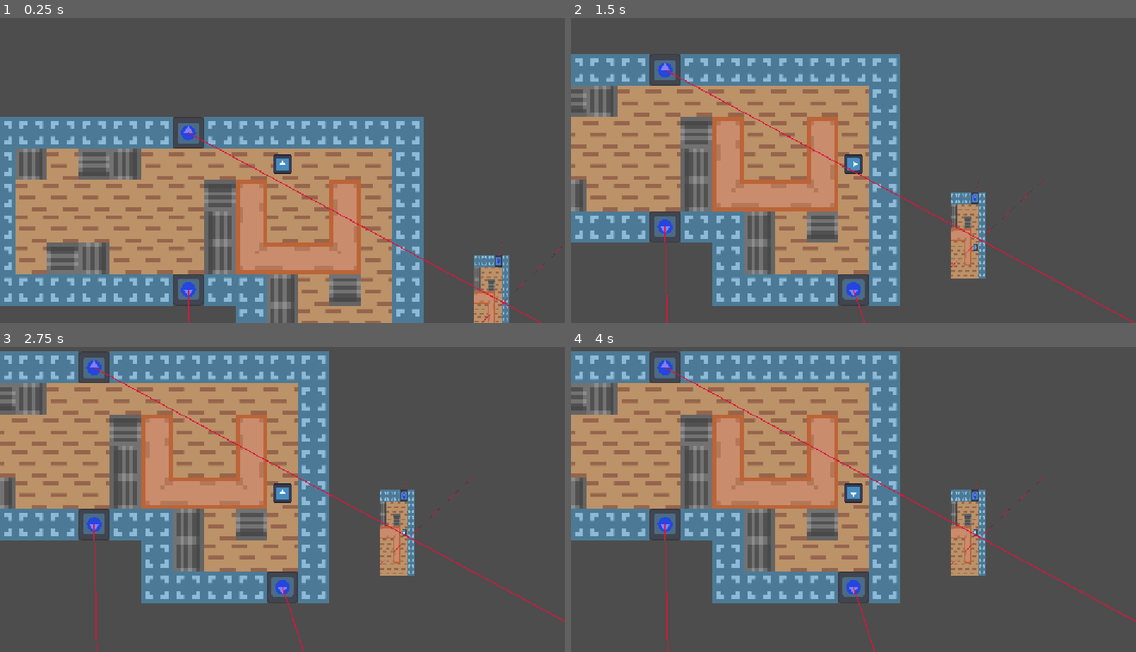
Above: before the commit, frames 1-4 (two rows, left to right).
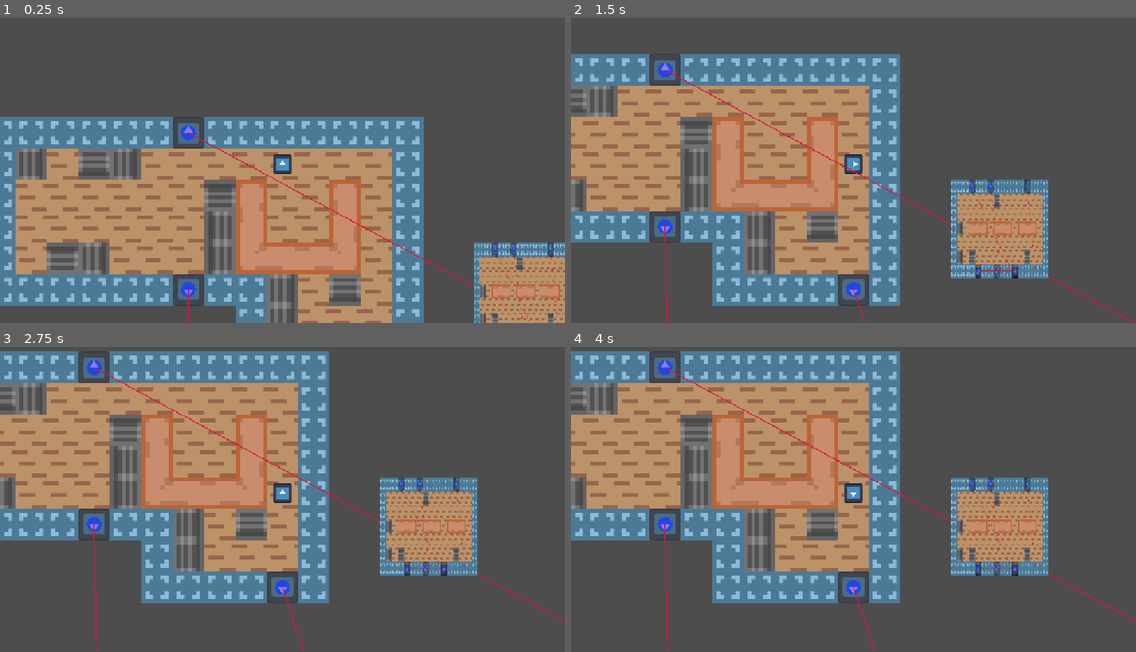
Above: after the commit, the same moments.

Repository: EfficiencySimplicity/godot-level-playground
Game: Godot game, scene res://Scenes/testing_ground.tscn
The game is run twice, just before and just after one commit, with the same random seed, the same clock (stepped at 60 frames per second) and the same inputs. The engine's default icon, where the game draws it, is replaced by a stand-in: a white triangle on a blue panel in a dark square.
Inputs:
- Up to frame 1 (0.25 s): no input
- Up to frame 2 (1.5 s): tap Enter at 0.5 s; hold Right (Right) 0.53-1.28 s; hold Up (Movement) 0.53-1.28 s; tap Space at 1.25 s; hold Down (Down) from 1.28 s (still down); tap Up (Movement) at 1.35 s
- Up to frame 3 (2.75 s): tap Enter at 2 s; release Down (Down) at 2.03 s; hold Right (Right) from 2.03 s (still down); hold Up (Movement) from 2.03 s (still down)
- Up to frame 4 (4 s): tap Space at 2.75 s; release Up (Movement) at 2.78 s; tap Up (Movement) at 2.85 s; tap Enter at 3.5 s; release Right (Right) at 3.53 s; hold Left (Left) from 3.53 s (still down); hold Up (Movement) from 3.53 s (still down)

The runs differ from the first frame. In frame 1, 3.8% of the frame differs, in the area x 83-100%, y 73-100%; in frame 2, 5.1%, in the area x 67-85%, y 53-86%; in frame 3, 5.1%; in frame 4, 5.1%.

Commit message:
got rendering cleaned up, but all rects are in 1 place...

Diff:
--- a/Scenes/room_generator.tscn
+++ b/Scenes/room_generator.tscn
@@ -16,26 +16,29 @@
 size = Vector2(200, 200)
 
 [sub_resource type="ViewportTexture" id="ViewportTexture_8i87d"]
-viewport_path = NodePath("Renderer/SubViewport")
+viewport_path = NodePath("Node2D/SubViewport")
 
 [node name="RoomGenerator" type="Area2D" unique_id=1217838495 node_paths=PackedStringArray("viewport")]
 collision_layer = 0
 collision_mask = 0
 script = ExtResource("1_a61x6")
 elements = SubResource("Resource_l85en")
-viewport = NodePath("Renderer/SubViewport")
+viewport = NodePath("Node2D/SubViewport")
 
-[node name="RoomRenderMesh" type="MeshInstance2D" parent="." unique_id=1203983812]
+[node name="Node2D" type="Node2D" parent="." unique_id=1395293451]
+
+[node name="RoomRenderMesh" type="MeshInstance2D" parent="Node2D" unique_id=1203983812]
+top_level = true
 visibility_layer = 2
 position = Vector2(522, 292)
 mesh = SubResource("QuadMesh_a61x6")
 texture = SubResource("ViewportTexture_8i87d")
 
-[node name="Renderer" type="Node2D" parent="." unique_id=479609547]
-
-[node name="SubViewport" type="SubViewport" parent="Renderer" unique_id=1651359637]
+[node name="SubViewport" type="SubViewport" parent="Node2D" unique_id=1651359637]
 disable_3d = true
 transparent_bg = true
 handle_input_locally = false
 canvas_cull_mask = 4294966273
-render_target_clear_mode = 2
+render_target_update_mode = 3
+
+[node name="Camera2D" type="Camera2D" parent="Node2D/SubViewport" unique_id=912137800]
--- a/Scripts/door.gd
+++ b/Scripts/door.gd
@@ -13,7 +13,6 @@
 	if !debug: return
 	draw_line(to_local(global_position), to_local(other.global_position), Color.CRIMSON, 2.0)
 	draw_circle(to_local(Orientation.from_object(self).to_placement().cell_center()), 15, Color.BLUE)
-	# draw_texture.call_deferred(room.viewport.get_texture(), Vector2(0, 0))
 
 func door_transform(orientation: Orientation) -> Orientation:
 	var relative_pos = orientation.pos - Orientation.from_object(self).pos
--- a/Scripts/room_generator.gd
+++ b/Scripts/room_generator.gd
@@ -108,9 +108,11 @@
 func orient_viewport():
 	var bounds = Utils.get_bounds(find_children("*", "CollisionShape2D", false, false), func(x): return Utils.shape_bounding_rect(x))
 	viewport.size = bounds.size + Vector2(128, 128)
+	viewport.get_child(0).global_position = bounds.position + (bounds.size / 2)
+	# for debugging
+	viewport.get_parent().global_position = global_position + Vector2(512, 512)
+
 	viewport.world_2d = get_world_2d()
-	print(viewport.get_texture())
-	print("Printed!")
 
 func generate():
 	generate_room_shape()
